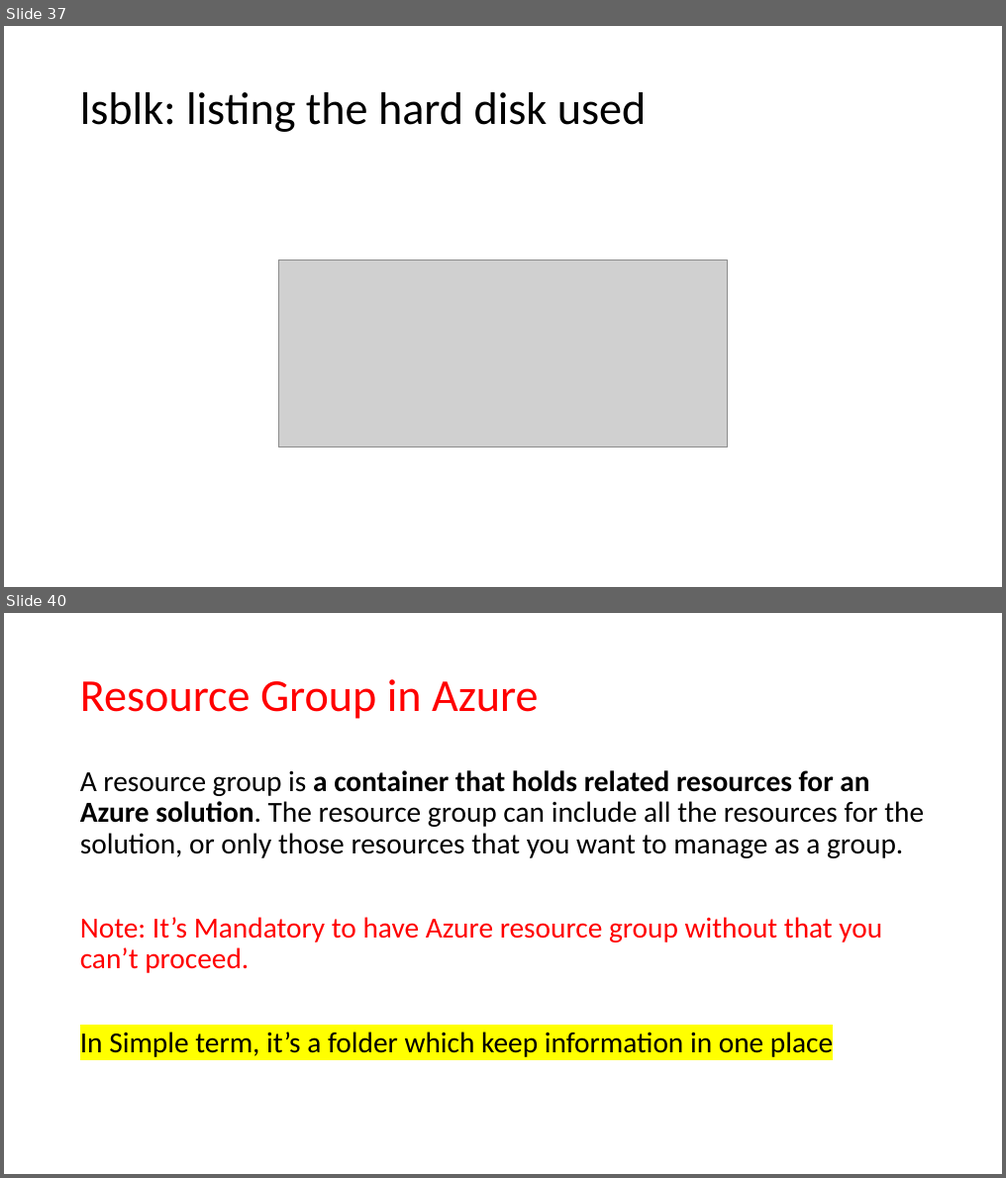
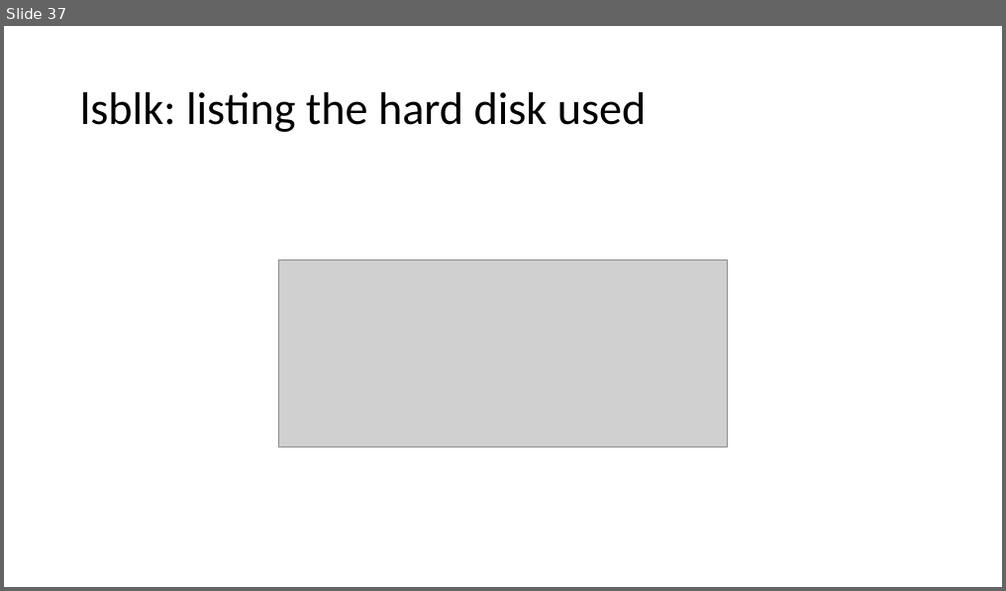
Before and after one commit to JanbaskDevops/Batch1, a slide deck: ClassRoomNotes/PPT/Networking and storage Basics.pptx. Shown one above the other, each under a label of ours: slides 37 and 40 before the commit, slide 37 after it; the slides between them are not shown. The pictures are 1006x1178 and 1006x591 pixels, drawn with LibreOffice and Linux fonts; fonts in the diff are those of the drawing; grey boxes stand for pictures. Boxes give left, top, right and bottom in pixels: in the first picture for what was removed or moved away, otherwise in the second. Text is boxed around its words. In the diff, an @@ line names an element or a change of style, - is before the commit and + after.

```diff
--- a/ClassRoomNotes/PPT/Networking and storage Basics.pptx
+++ b/ClassRoomNotes/PPT/Networking and storage Basics.pptx
@@ slide 40 removed at [4,613,1002,1174], background #FFFFFF @@
@@ title removed at [80,679,538,719] @@
-Resource Group in Azure
@@ text removed at [80,770,924,1058] @@
-A resource group is a container that holds related resources for an Azure solution. The resource group can include all the resources for the solution, or only those resources that you want to manage as a group.
-Note: It’s Mandatory to have Azure resource group without that you can’t proceed.
-In Simple term, it’s a folder which keep information in one place
```
Also in this commit, not shown: 1 slide changed, 5 other slides removed, 3 other files.
